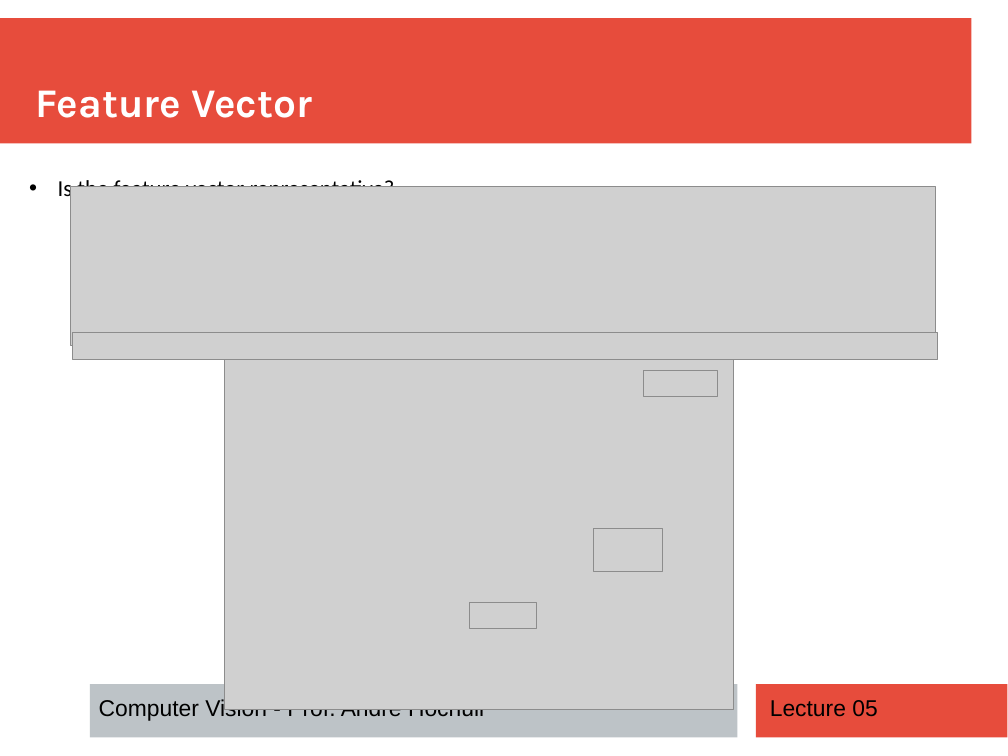
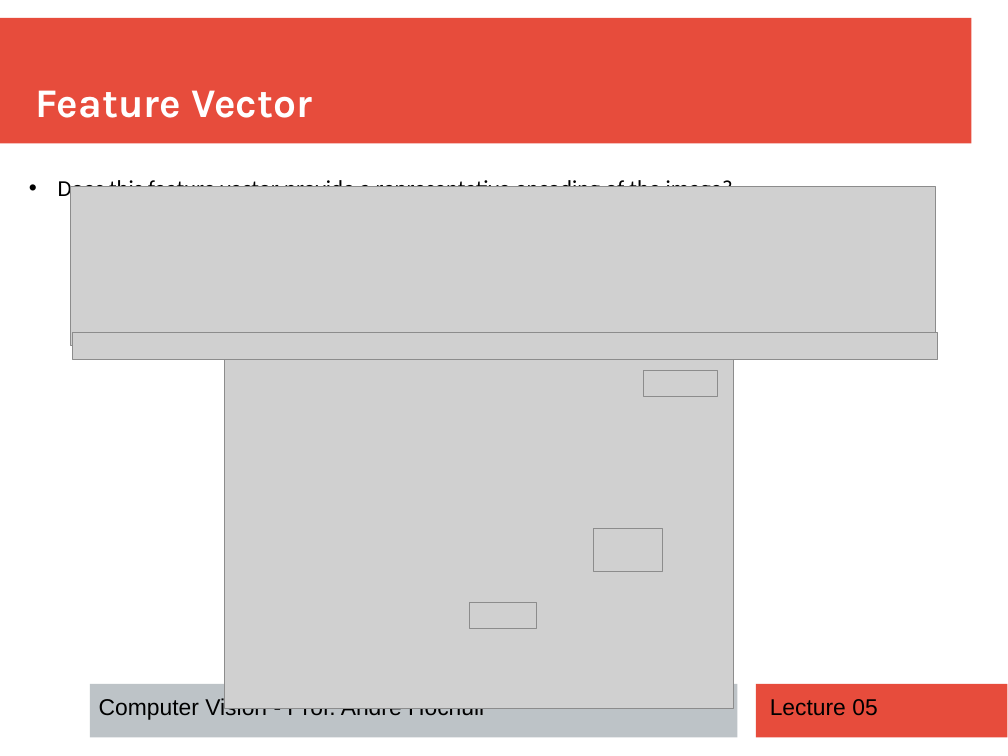
Before and after one commit to andrehochuli/teaching, a slide deck: slide 8 of ComputerVision/Lecture 05 - Feature Extraction/Lecture 05 - Feature Extraction.pptx. Drawn at 1008x756 pixels with LibreOffice and Linux fonts; fonts in the diff are those of the drawing; grey boxes stand for pictures. Boxes give left, top, right and bottom in pixels: in the first picture for what was removed or moved away, otherwise in the second. Text is boxed around its words. In the diff, an @@ line names an element or a change of style, - is before the commit and + after.

```diff
--- a/ComputerVision/Lecture 05 - Feature Extraction/Lecture 05 - Feature Extraction.pptx
+++ b/ComputerVision/Lecture 05 - Feature Extraction/Lecture 05 - Feature Extraction.pptx
@@ text at [58, 177, 733, 203]: text changed @@
-• Is the feature vector representative?
+• Does this feature vector provide a representative encoding of the image?
```
Also in this commit, not shown: 8 other slides changed, 12 slides added, 7 other files.
